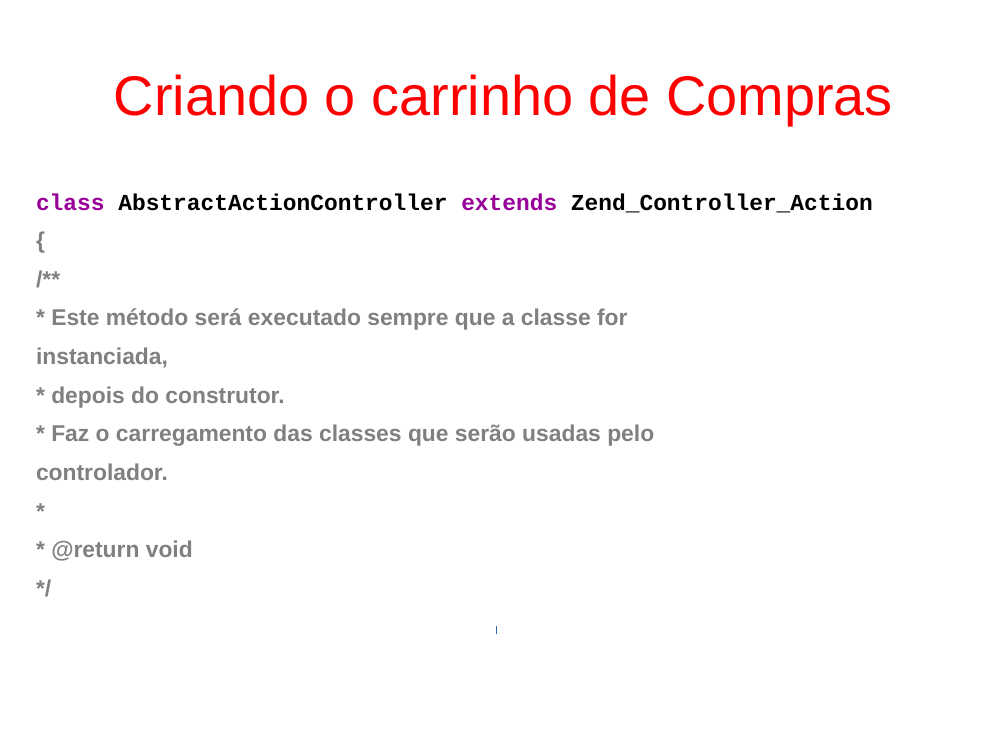
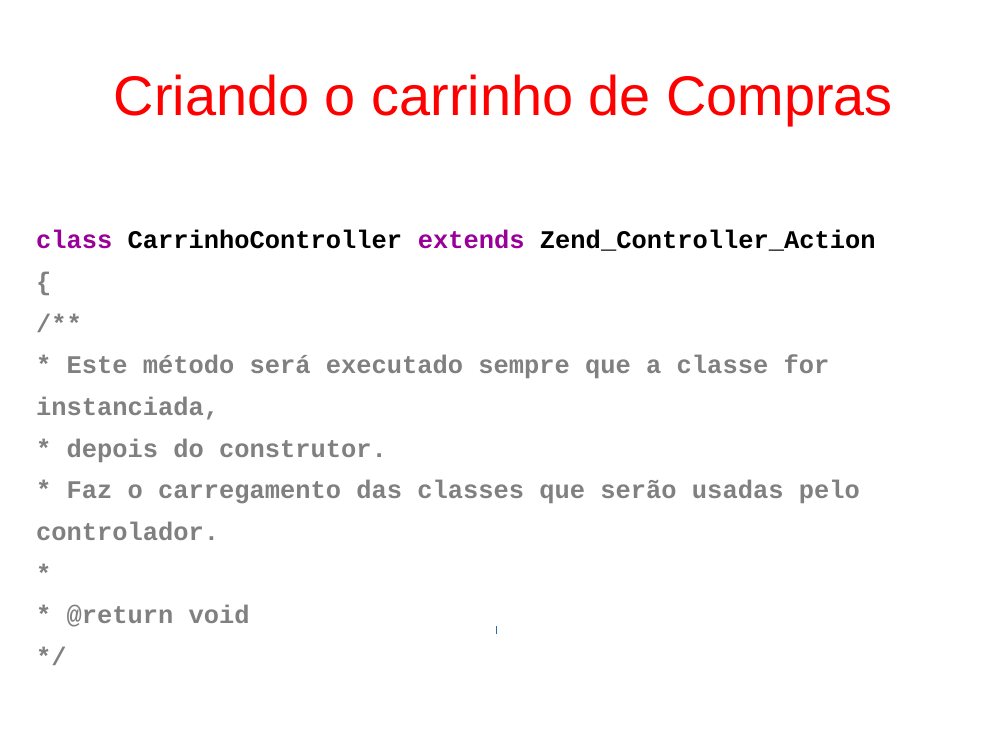
Before and after one commit to fgsl/lojasacme, a slide deck: slide 80 of docs/tutorial.odp (slide 79 before the commit). Drawn at 1008x756 pixels with LibreOffice and Linux fonts; fonts in the diff are those of the drawing. Boxes give left, top, right and bottom in pixels: in the first picture for what was removed or moved away, otherwise in the second. Text is boxed around its words. In the diff, an @@ line names an element or a change of style, - is before the commit and + after.

```diff
--- a/docs/tutorial.odp
+++ b/docs/tutorial.odp
@@ text at bbox=[36, 229, 876, 251]: text changed; size 18 to 20 pt @@
-class AbstractActionController extends Zend_Controller_Action
+class CarrinhoController extends Zend_Controller_Action
@@ text "class CarrinhoController extends Zend_Controller_Action": place and size @@
-text "class CarrinhoController extends Zend_Controller_Action" at bbox=[36, 193, 873, 561]
+text "class CarrinhoController extends Zend_Controller_Action" at bbox=[36, 229, 876, 627]
@@ text at bbox=[36, 355, 860, 627]: size 18 to 20 pt, font Arial to Courier New in "{", "/**", "* Este método será executado sempre que ...", "instanciada," and 6 more places @@
```
Also in this commit, not shown: 4 other slides changed, 1 slide added, 1 other file.
